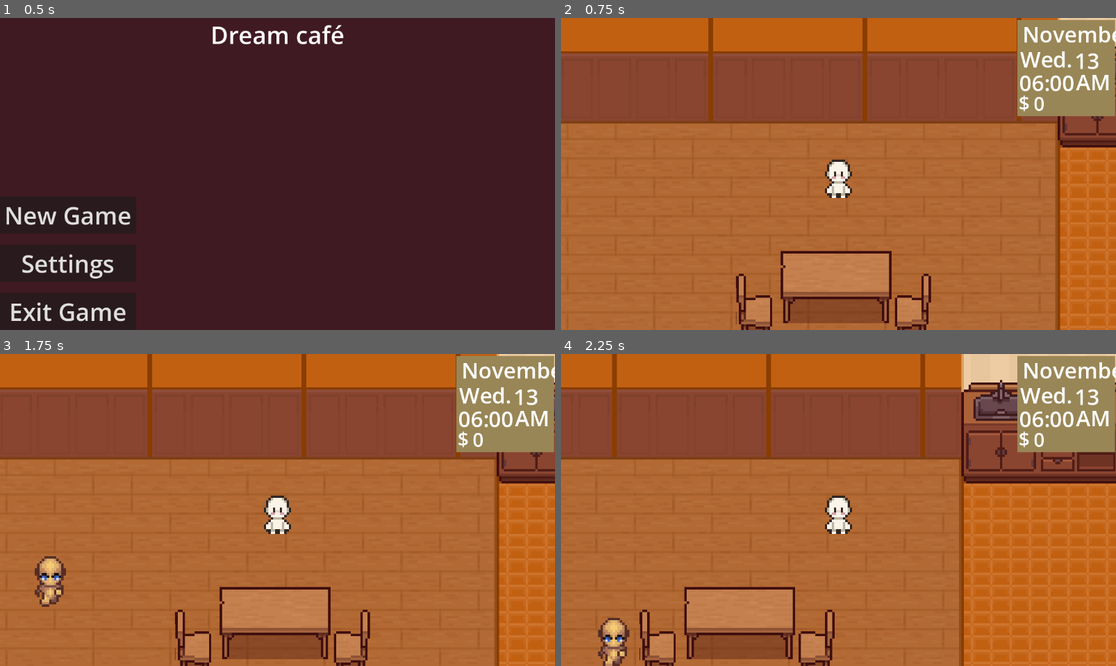
Above: before the commit, frames 1-4 (two rows, left to right).
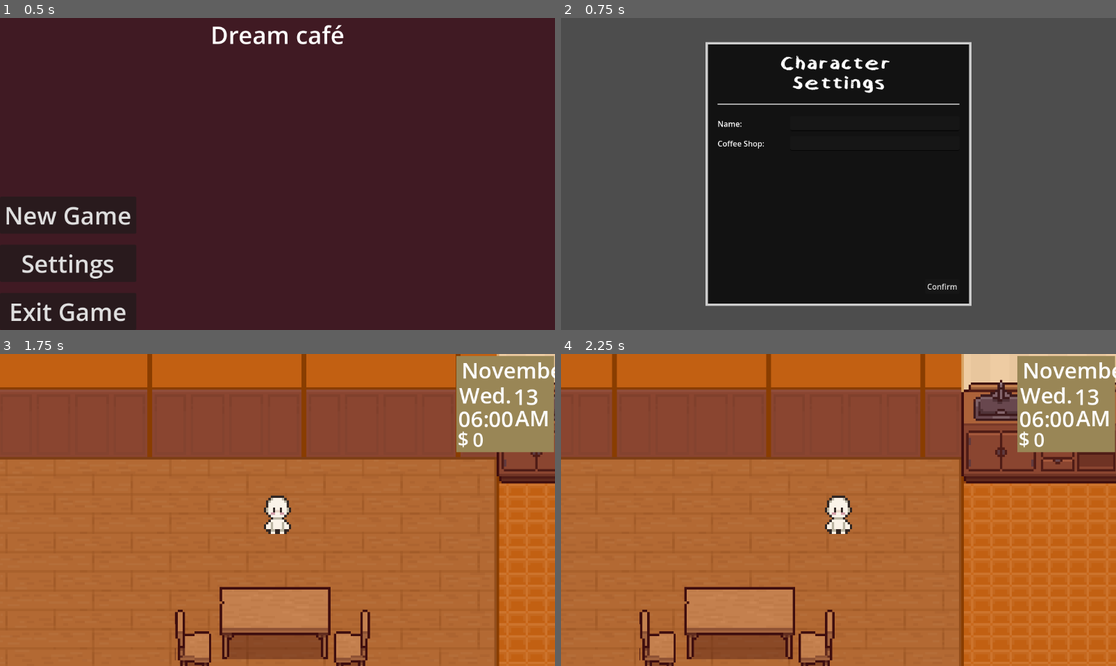
Above: after the commit, the same moments.

Repository: Jose-Prince/UVG-Tesis-Game
Game: Godot game, scene res://Scenes/title_screen.tscn
Same seed, same stepped clock (60 frames per second), same inputs: the game is played once before the commit and once after it.
Inputs (mouse positions are in pixels of both pictures, inside the frame that each line leads up to):
- Up to frame 1 (0.5 s): no input
- Up to frame 2 (0.75 s): click "New Game" at 0.5 s
- Up to frame 3 (1.75 s): click (382, 622) at 1.25 s, where only the run after the commit has a clickable "Confirm"
- Up to frame 4 (2.25 s): move the mouse to (960, 494) at 2.02 s; hold D (right) from 2.03 s (still down); click (960, 494) at 2.1 s

Frame 1 is identical in both runs. In frame 2, 100% of the frame differs, in the area x 0-100%, y 0-100%; in frame 3, 0.7%; in frame 4, 0.7%.

Commit message:
Feat: save player and coffee shop name

Diff:
--- a/Scenes/character_editor.tscn
+++ b/Scenes/character_editor.tscn
@@ -86,7 +86,7 @@
 layout_mode = 2
 text = "Name:"
 
-[node name="LineEdit" type="LineEdit" parent="MarginContainer/PanelContainer/MarginContainer/VBoxContainer/VBoxContainer/PlayerHDisplay" unique_id=718567752]
+[node name="PlayerEdit" type="LineEdit" parent="MarginContainer/PanelContainer/MarginContainer/VBoxContainer/VBoxContainer/PlayerHDisplay" unique_id=718567752]
 layout_mode = 2
 size_flags_horizontal = 3
 
@@ -99,7 +99,7 @@
 layout_mode = 2
 text = "Coffee Shop:"
 
-[node name="LineEdit" type="LineEdit" parent="MarginContainer/PanelContainer/MarginContainer/VBoxContainer/VBoxContainer/CoffeeShopHDisplay" unique_id=682741901]
+[node name="ShopEdit" type="LineEdit" parent="MarginContainer/PanelContainer/MarginContainer/VBoxContainer/VBoxContainer/CoffeeShopHDisplay" unique_id=682741901]
 layout_mode = 2
 size_flags_horizontal = 3
 
@@ -107,6 +107,8 @@
 layout_mode = 2
 alignment = 2
 
-[node name="Button" type="Button" parent="MarginContainer/PanelContainer/MarginContainer/VBoxContainer/ButtonDisplay" unique_id=1740878238]
+[node name="ConfirmButton" type="Button" parent="MarginContainer/PanelContainer/MarginContainer/VBoxContainer/ButtonDisplay" unique_id=1740878238]
 layout_mode = 2
 text = "Confirm"
+
+[connection signal="pressed" from="MarginContainer/PanelContainer/MarginContainer/VBoxContainer/ButtonDisplay/ConfirmButton" to="." method="_on_confirm_button_pressed"]
--- /dev/null
+++ b/Scripts/game_data.gd
@@ -0,0 +1,4 @@
+extends Node
+
+var player_name := ""
+var shop_name := ""
--- a/Scripts/menu.gd
+++ b/Scripts/menu.gd
@@ -1,7 +1,7 @@
 extends Control
 
 func _on_new_game_pressed() -> void:
-	get_tree().change_scene_to_file("res://Scenes/café_place.tscn")
+	get_tree().change_scene_to_file("res://Scenes/character_editor.tscn")
 
 func _on_settings_pressed() -> void:
 	pass # Replace with function body.
--- a/Scripts/name_entry.gd
+++ b/Scripts/name_entry.gd
@@ -1 +1,11 @@
 extends Control
+
+@onready var player_edit: LineEdit = $MarginContainer/PanelContainer/MarginContainer/VBoxContainer/VBoxContainer/PlayerHDisplay/PlayerEdit
+@onready var shop_edit: LineEdit = $MarginContainer/PanelContainer/MarginContainer/VBoxContainer/VBoxContainer/CoffeeShopHDisplay/ShopEdit
+@onready var confirm_button: Button = $MarginContainer/PanelContainer/MarginContainer/VBoxContainer/ButtonDisplay/ConfirmButton
+
+func _on_confirm_button_pressed() -> void:
+	GameData.player_name = player_edit.text
+	GameData.shop_name = shop_edit.text
+
+	get_tree().change_scene_to_file("res://Scenes/café_place.tscn")
--- a/project.godot
+++ b/project.godot
@@ -14,6 +14,10 @@
 run/main_scene="uid://crnpw414hlu34"
 config/features=PackedStringArray("4.6", "GL Compatibility")
 config/icon="res://icon.svg"
+
+[autoload]
+
+GameData="*uid://biap878s0ke15"
 
 [global_group]
 
Not shown, added: Scripts/game_data.gd.uid
